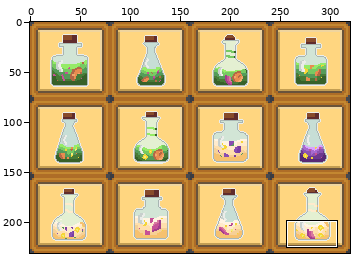
Two states of a sprite sheet, Assets/Cenário/Ui-Ux/Poções.png. The picture above shows the old version from afar; the outline marks the close-up.
Close-up. Old version:
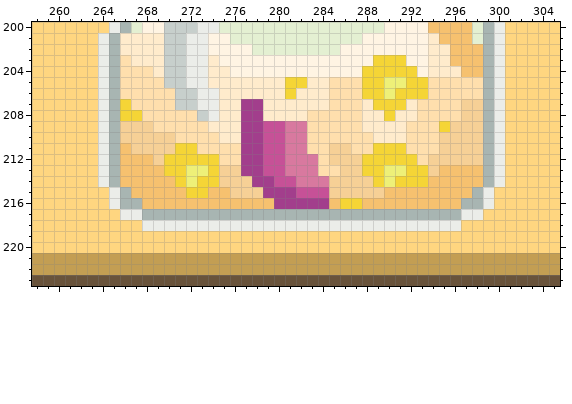
The file is 320x231 pixels. Shown: x 258..305, y 200..223. The commit also changed other parts of the picture, which this record leaves out.
The result:
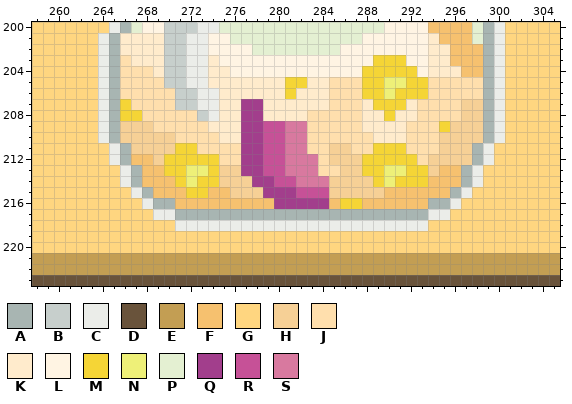
Palette (. is transparent): A #a8b5b2  B #c7cfcc  C #ebede9  D #69533b  E #c39e53  F #f6c16f  G #ffd680  H #f6d096  J #ffdfad  K #ffebcc  L #fff4e3  M #f5d536  N #eef078  P #e4f0d2  Q #a23e8c  R #c65197  S #d8799f
The exact change:
Changed rows in their new state; - is an unchanged pixel.
first column x 264:
211 GCA-------------------------------ACG
212 GCA-------------------------------ACG
213 GGCA-----------------------------ACGG
214 GGCA-----------------------------ACGG
215 -GGCA---------------------------ACGG-
216 -GGGCAA-----------------------AACGGG-
217 --GGGCC-----------------------CCGGG--
218 ----GGG-----------------------GGG----
Pixel boxes of the changes (left, top, right, bottom) in both close-ups:
changed: (98, 143, 175, 231)
changed: (428, 143, 505, 231)
